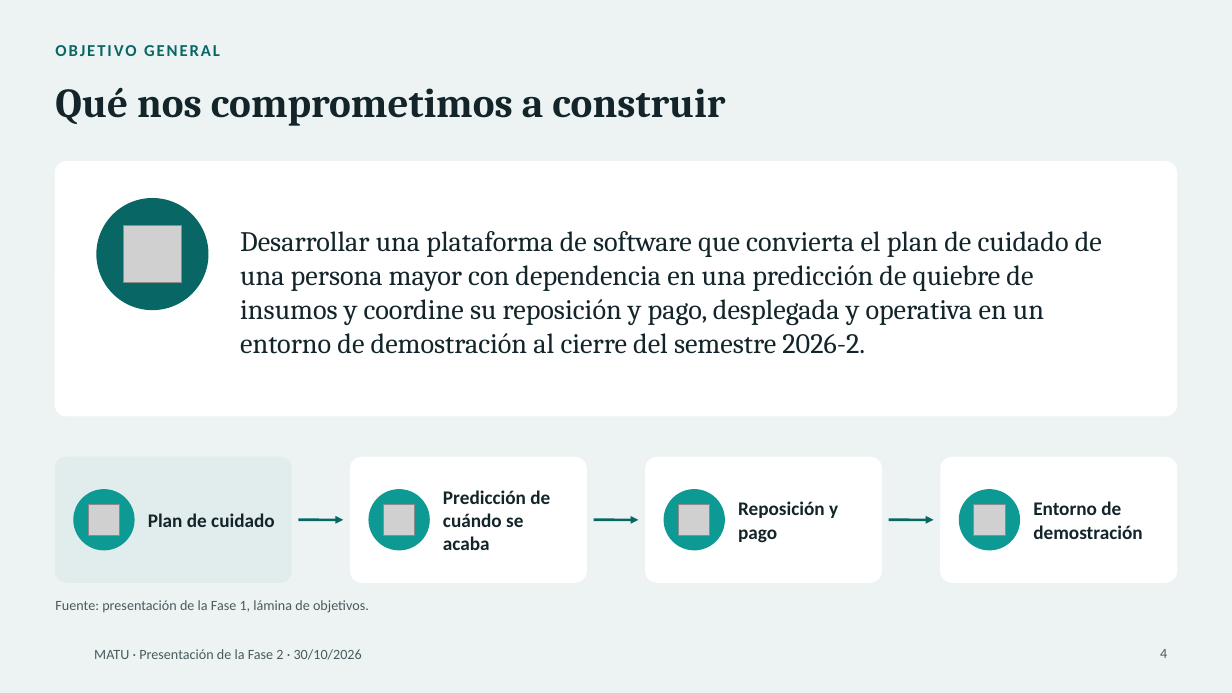
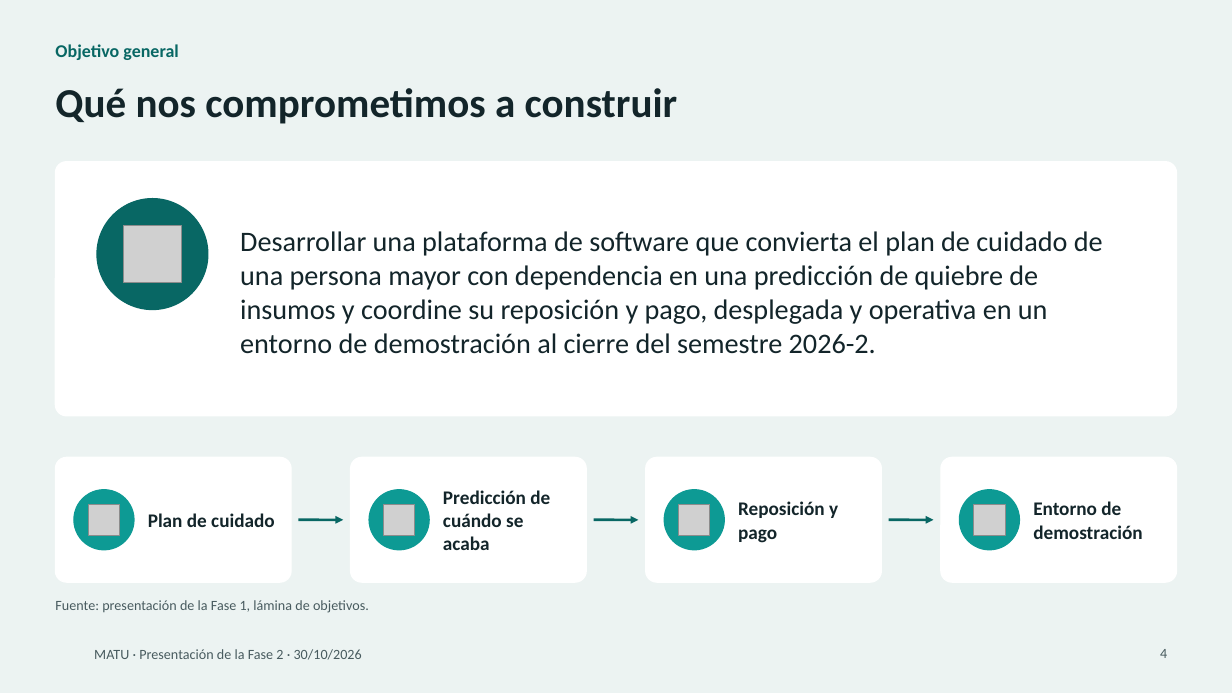
Before and after one commit to MartinHenriquez131/MATU, a slide deck: slide 4 of Fase 2/Evidencias Proyecto/MATU_Presentacion_Fase2.pptx. Drawn at 1232x693 pixels with LibreOffice and Linux fonts; fonts in the diff are those of the drawing; grey boxes stand for pictures; background and template pictures are left out. Boxes give left, top, right and bottom in pixels: in the first picture for what was removed or moved away, otherwise in the second. Text is boxed around its words. In the diff, an @@ line names an element or a change of style, - is before the commit and + after.

```diff
--- a/Fase 2/Evidencias Proyecto/MATU_Presentacion_Fase2.pptx
+++ b/Fase 2/Evidencias Proyecto/MATU_Presentacion_Fase2.pptx
@@ text at [55, 44, 178, 60]: text changed; size 13 to 14 pt @@
-OBJETIVO GENERAL
+Objetivo general
@@ title "Qué nos comprometimos a construir" at [55, 88, 678, 124]: font Cambria to Calibri @@
@@ text "Desarrollar una plataforma de software ..." at [240, 231, 1103, 354]: font Cambria to Calibri @@
@@ rounded rectangle at [55, 457, 291, 582]: fill #E1EDEC to #FFFFFF; outline #E1EDEC 1 pt to #FFFFFF 1 pt @@
```
Also in this commit, not shown: 16 other slides changed, 1 slide added, 2 other files.
